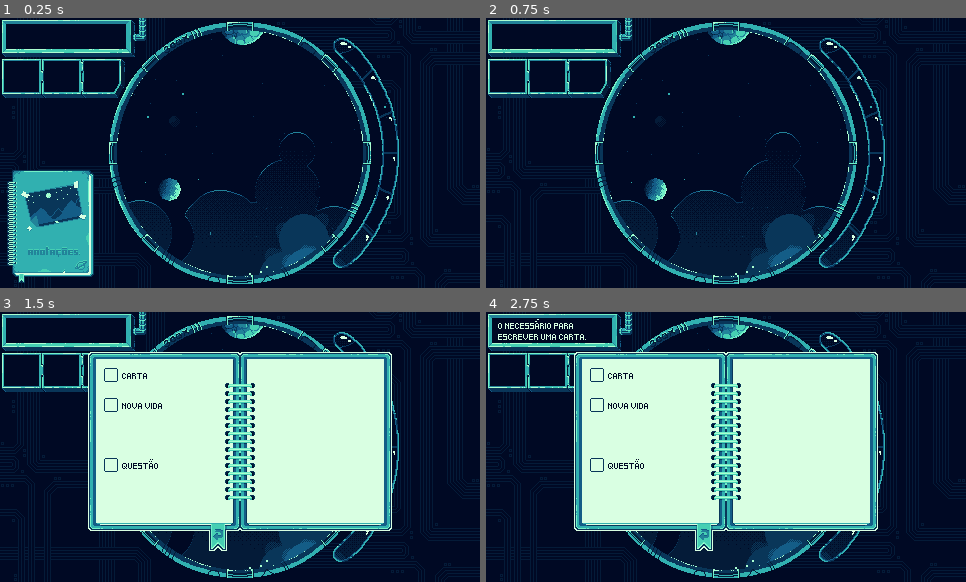
Above: before the commit, frames 1-4 (two rows, left to right).
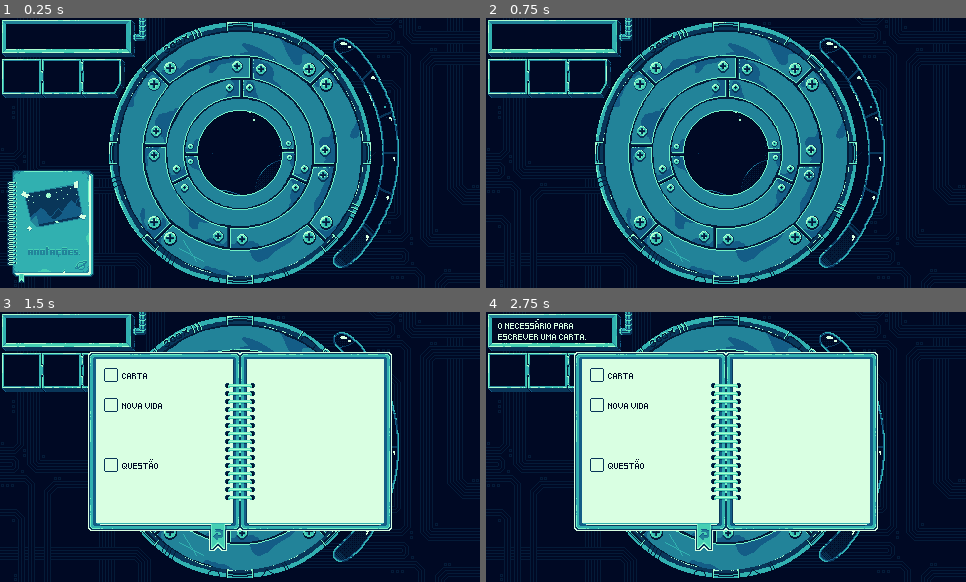
Above: after the commit, the same moments.

Repository: gdp-ufrj/stella
Game: Godot game, scene res://scenes/world.tscn
Two runs of this game, one before a commit and one after it. Both use one fixed random seed, a clock stepped at 60 frames per second and the inputs below. The engine's default icon, where the game draws it, is replaced by a stand-in: a white triangle on a blue panel in a dark square.
Inputs (mouse positions are in pixels of both pictures, inside the frame that each line leads up to):
- Up to frame 1 (0.25 s): no input
- Up to frame 2 (0.75 s): click (538, 225) at 0.5 s
- Up to frame 3 (1.5 s): hold D (right) from 1.28 s (still down); hold Space (select) from 1.28 s (still down)
- Up to frame 4 (2.75 s): release D (right) at 2 s; release Space (select) at 2 s; click (644, 374) at 2.02 s

The runs differ from the first frame. In frame 1, 29% of the frame differs, in the area x 24-76%, y 4-96%; in frame 2, 29%; in frame 3, 5.2%; in frame 4, 5.2%.

Commit message:
can set star size

Diff:
--- a/scenes/star.tscn
+++ b/scenes/star.tscn
@@ -1,18 +1,19 @@
 [gd_scene load_steps=4 format=3 uid="uid://dnuaxdnwile1u"]
 
 [ext_resource type="Script" path="res://scripts/star.gd" id="1_4sq42"]
-[ext_resource type="Texture2D" uid="uid://f2w8goo5xqwu" path="res://assets/icon.svg" id="1_yiylb"]
+[ext_resource type="Texture2D" uid="uid://cooblejk2j3rv" path="res://assets/constellations/normal/raposa.png" id="2_u7dhg"]
 
-[sub_resource type="RectangleShape2D" id="RectangleShape2D_38qmt"]
-size = Vector2(130, 130)
+[sub_resource type="RectangleShape2D" id="RectangleShape2D_jdvks"]
+resource_local_to_scene = true
+size = Vector2(80, 80)
 
 [node name="Star" type="Area2D"]
 script = ExtResource("1_4sq42")
 
 [node name="Icon" type="Sprite2D" parent="."]
-position = Vector2(66, 66)
-texture = ExtResource("1_yiylb")
+position = Vector2(40, 40)
+texture = ExtResource("2_u7dhg")
 
 [node name="CollisionShape2D" type="CollisionShape2D" parent="."]
-position = Vector2(66, 66)
-shape = SubResource("RectangleShape2D_38qmt")
+position = Vector2(40, 40)
+shape = SubResource("RectangleShape2D_jdvks")
--- a/scenes/world.tscn
+++ b/scenes/world.tscn
@@ -23,17 +23,20 @@
 speed = 5.0
 
 [node name="Fox" parent="Background" instance=ExtResource("4_aq1hn")]
-position = Vector2(606, 143)
+position = Vector2(496, 220)
 constellation = ExtResource("5_nnl8j")
 
 [node name="Pumpkin" parent="Background" instance=ExtResource("4_aq1hn")]
 position = Vector2(114, 112)
 constellation = ExtResource("6_7yja2")
+size = 1
 
 [node name="Shoes" parent="Background" instance=ExtResource("4_aq1hn")]
 position = Vector2(116, 380)
 constellation = ExtResource("7_8g724")
+size = 2
 
 [node name="Clock" parent="Background" instance=ExtResource("4_aq1hn")]
-position = Vector2(483, 387)
+position = Vector2(489, 371)
 constellation = ExtResource("8_1qmx2")
+size = 4
--- a/scripts/star.gd
+++ b/scripts/star.gd
@@ -1,13 +1,36 @@
 extends Area2D
 
 @export var constellation : Constellation
+@export var size : STAR_SIZES
 
 @onready var sprite_2d : Sprite2D = $Icon
+@onready var collision_shape : CollisionShape2D = $CollisionShape2D
+
+enum STAR_SIZES {
+	SMALLEST,
+	SMALL,
+	MEDIUM,
+	LARGE,
+	LARGEST,
+}
 
 func _ready():
 	sprite_2d.texture = constellation.sprite_stars
+	init_star_size()
 
 func select_star():
 	if not GameStatus.add_new_image(constellation): return
+	sprite_2d.texture = constellation.sprite_full
 
-	sprite_2d.texture = constellation.sprite_full
+func init_star_size():
+	match size:
+		STAR_SIZES.SMALLEST:
+			collision_shape.shape.size = Vector2(40, 40)
+		STAR_SIZES.SMALL:
+			collision_shape.shape.size = Vector2(65, 65)
+		STAR_SIZES.MEDIUM:
+			collision_shape.shape.size = Vector2(90, 90)
+		STAR_SIZES.LARGE:
+			collision_shape.shape.size = Vector2(120, 120)
+		STAR_SIZES.LARGEST:
+			collision_shape.shape.size = Vector2(150, 150)
--- a/scripts/telescope.gd
+++ b/scripts/telescope.gd
@@ -13,7 +13,7 @@
 func _ready():
 	for ico in $"../PuzzlePanel/InventoryIcons".get_children():
 		icons.append(ico)
-	set_lens(4)
+	set_lens(current_lens)
 	Progress.checkpoint_reached.connect(_on_checkpoint_reached)
 
 func _input(event):
